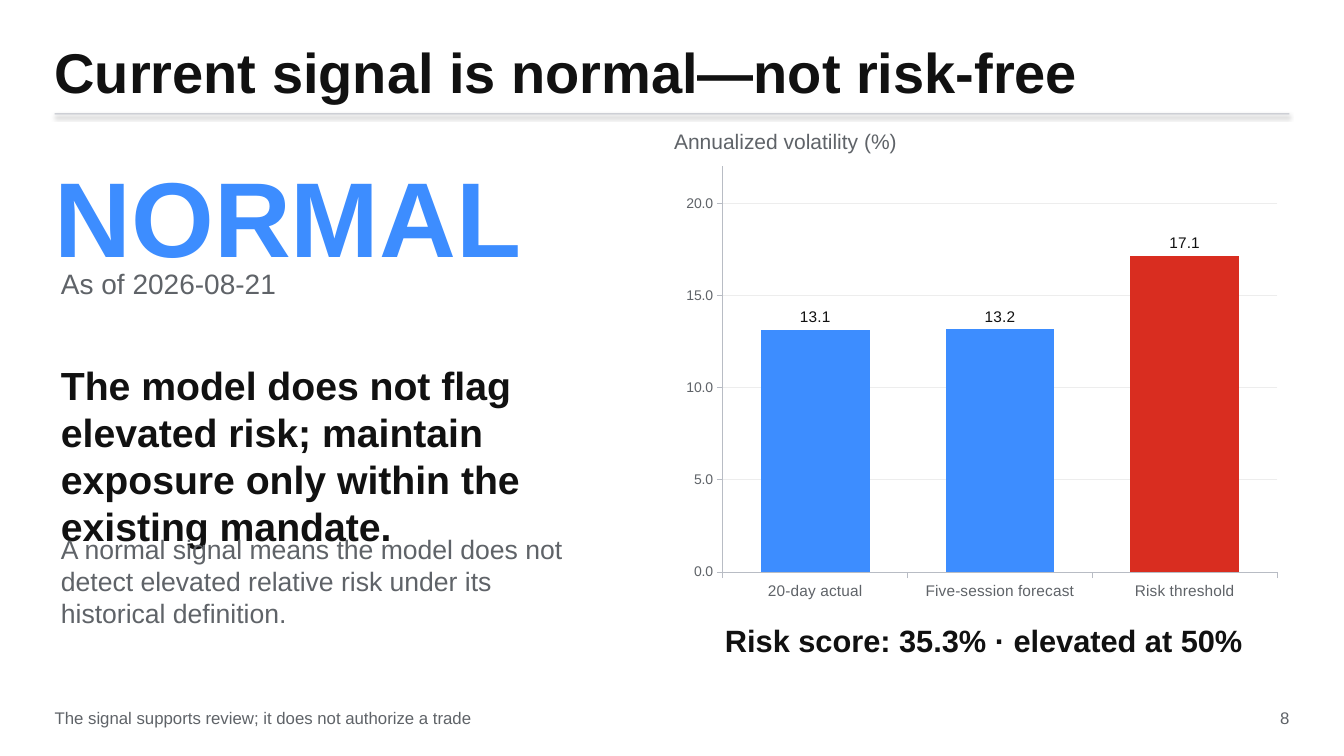
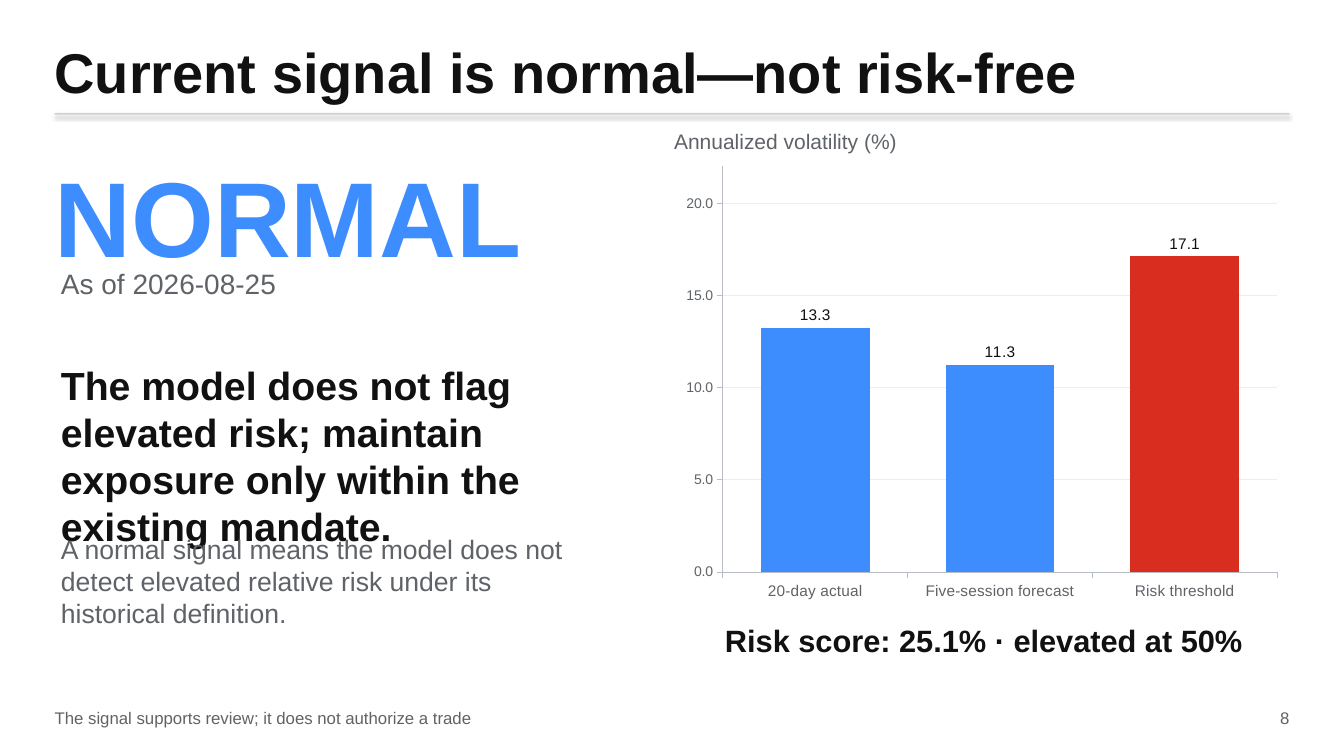
Before and after one commit to pdwi2020/bootcamp_paritosh_dwivedi, a slide deck: slide 8 of project/reports/stakeholder_presentation.pptx. Drawn at 1344x756 pixels with LibreOffice and Linux fonts; fonts in the diff are those of the drawing. Boxes give left, top, right and bottom in pixels: in the first picture for what was removed or moved away, otherwise in the second. Text is boxed around its words. In the diff, an @@ line names an element or a change of style, - is before the commit and + after.

```diff
--- a/project/reports/stakeholder_presentation.pptx
+++ b/project/reports/stakeholder_presentation.pptx
@@ column chart at (x1=675, y1=157, x2=1290, y2=609) @@
@@ Series 1, 20-day actual: 13.1 to 13.3 @@
@@ Series 1, Five-session forecast: 13.2 to 11.3 @@
@@ text at (x1=61, y1=274, x2=276, y2=295): text changed @@
-As of 2026-08-21
+As of 2026-08-25
@@ text at (x1=725, y1=629, x2=1243, y2=653): text changed @@
-Risk score: 35.3% · elevated at 50%
+Risk score: 25.1% · elevated at 50%
```
Also in this commit, not shown: 5 other slides changed, 21 other files.
